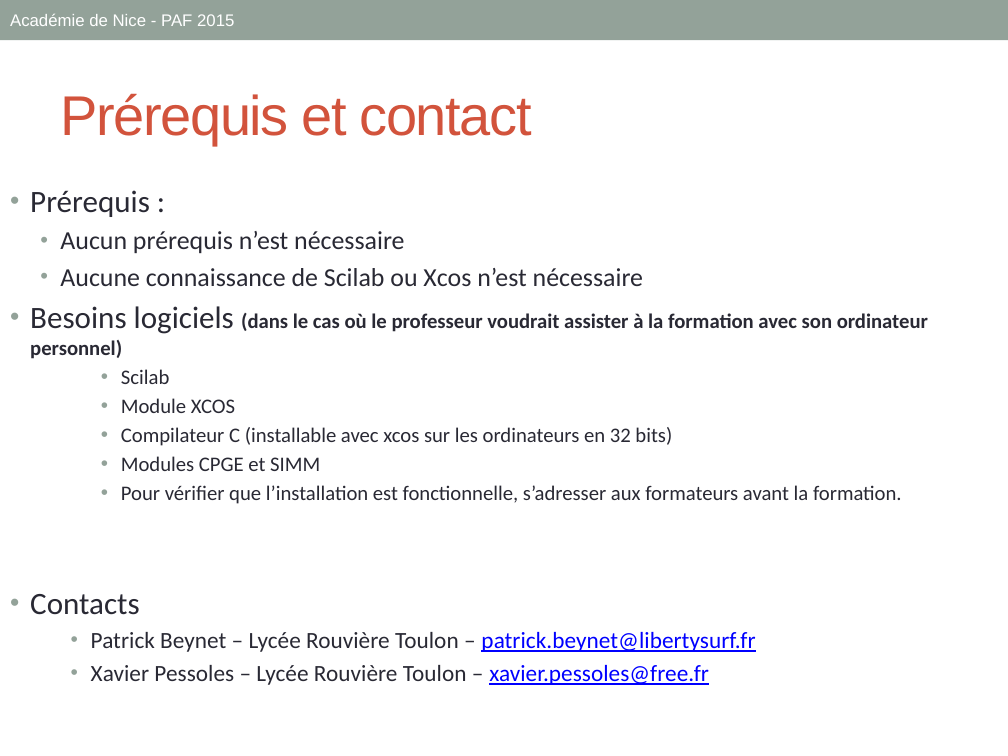
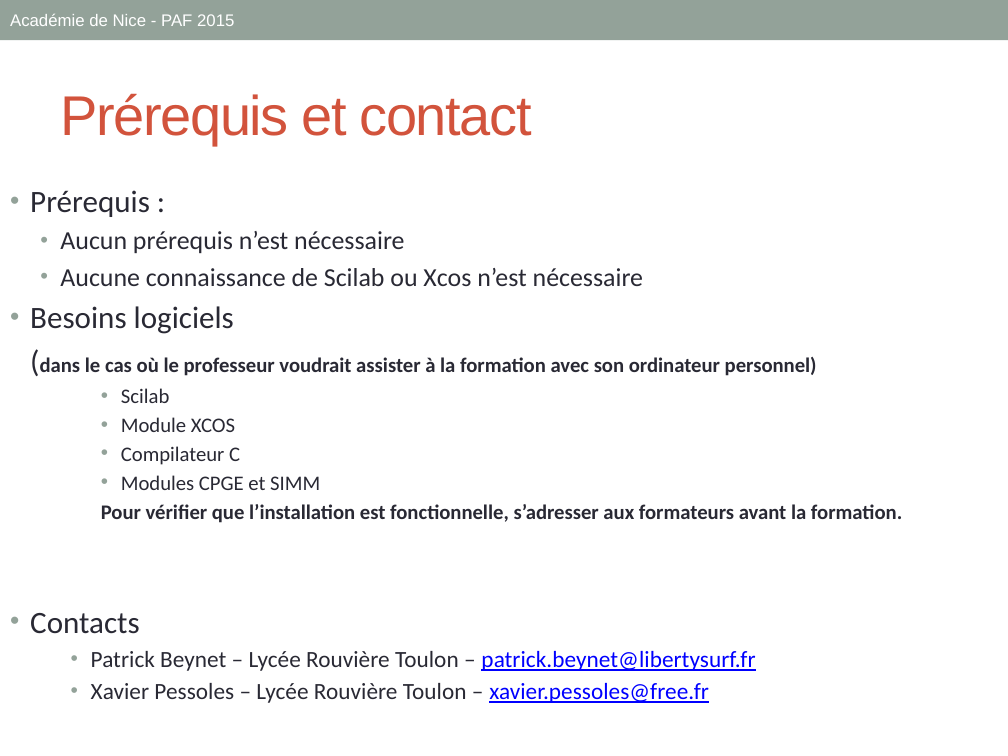
Before and after one commit to xpessoles/Formations, a slide deck: slide 4 of 01_ModelisationMultiphysique/Administratif/SCIL1_PPT.pptx. Drawn at 1008x756 pixels with LibreOffice and Linux fonts; fonts in the diff are those of the drawing. Boxes give left, top, right and bottom in pixels: in the first picture for what was removed or moved away, otherwise in the second. Text is boxed around its words. In the diff, an @@ line names an element or a change of style, - is before the commit and + after.

```diff
--- a/01_ModelisationMultiphysique/Administratif/SCIL1_PPT.pptx
+++ b/01_ModelisationMultiphysique/Administratif/SCIL1_PPT.pptx
@@ text at (30, 306, 817, 376): text changed @@
-• Besoins logiciels (dans le cas où le professeur voudrait assister à la formation avec son ordinateur personnel)
+• Besoins logiciels
+(dans le cas où le professeur voudrait assister à la formation avec son ordinateur personnel)
@@ text at (121, 446, 240, 465): text changed @@
-      • Compilateur C (installable avec xcos sur les ordinateurs en 32 bits)
+      • Compilateur C
@@ text at (101, 504, 902, 523): bold on in "Pour vérifier que l’installation est fonctionnelle, s’adress ..."; bullet • to none @@
```
Also in this commit, not shown: 2 other slides changed, 12 other files.
